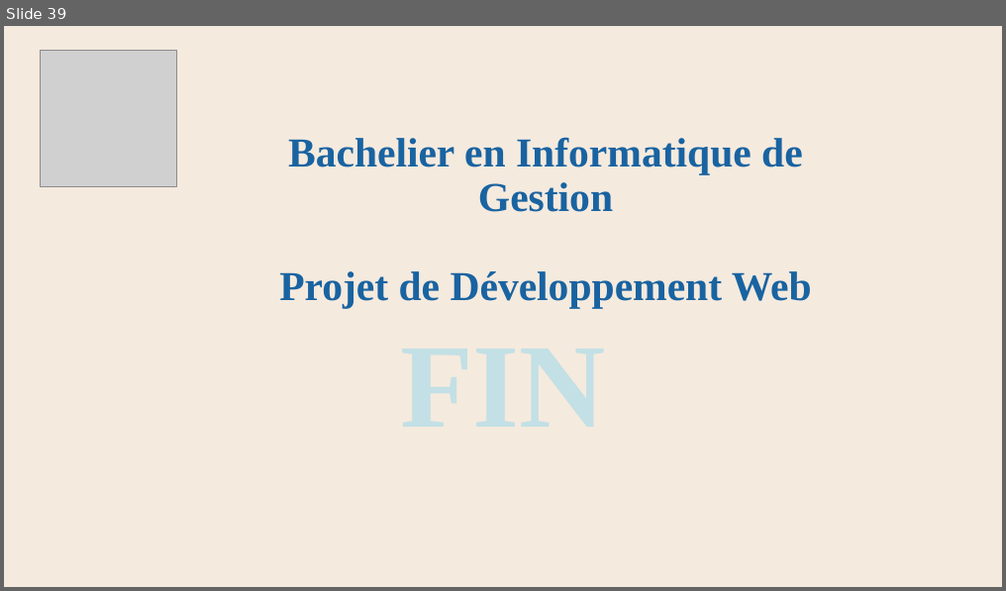
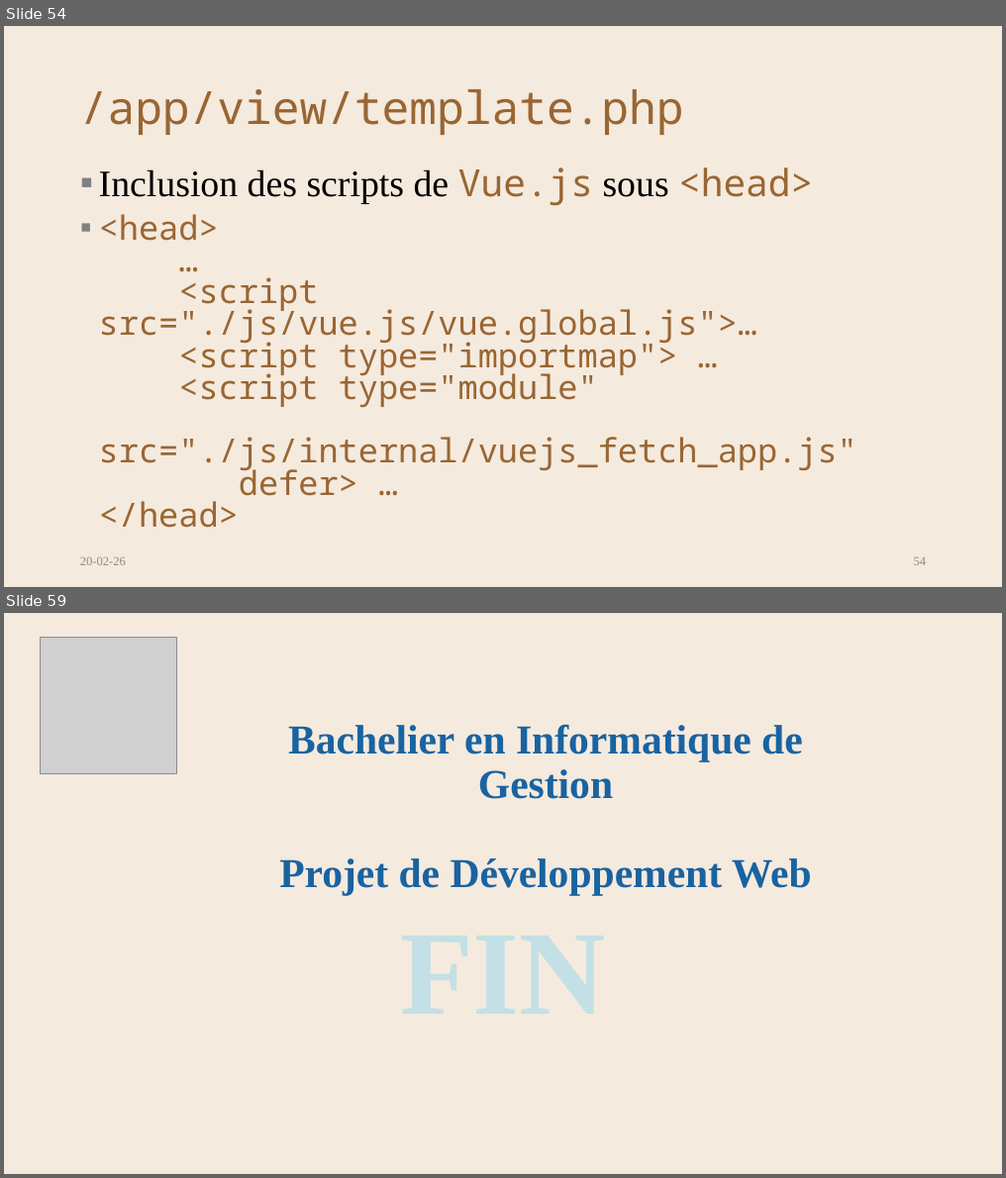
Before and after one commit to AlainWafflard/4IPW3, a slide deck: syllabus/27_requête_asynchrone/syllabus_27_async.pptx. Shown one above the other, each under a label of ours: slide 39 before the commit, slides 54 and 59 after it; the slides between them are not shown. The pictures are 1006x591 and 1006x1178 pixels, drawn with LibreOffice and Linux fonts; fonts in the diff are those of the drawing; grey boxes stand for pictures; background and template pictures are left out. Boxes give left, top, right and bottom in pixels: in the first picture for what was removed or moved away, otherwise in the second. Text is boxed around its words. In the diff, an @@ line names an element or a change of style, - is before the commit and + after.

Commit message:
2026/02/21 : - update chap 27 "async request & API" - add AWebWiz framework with Fetch

```diff
--- a/syllabus/27_requête_asynchrone/syllabus_27_async.pptx
+++ b/syllabus/27_requête_asynchrone/syllabus_27_async.pptx
@@ slide 54 added at (x1=4, y1=26, x2=1002, y2=587), background #F5EADE @@
@@ title added at (x1=80, y1=89, x2=684, y2=135), 44 pt, text #996633 @@
+/app/view/template.php
@@ text added at (x1=99, y1=168, x2=857, y2=528), 32 pt, text #996633 @@
+▪ Inclusion des scripts de Vue.js sous <head>
+▪ <head>
+  …
+  <script src="./js/vue.js/vue.global.js">…
+  <script type="importmap"> …
+  <script type="module"
+  src="./js/internal/vuejs_fetch_app.js"
+  defer> …
+  </head>
@@ text added at (x1=80, y1=558, x2=126, y2=566), 12 pt, text #8C8C8C @@
+20-02-26
@@ page number added at (x1=914, y1=558, x2=927, y2=566), 12 pt, text #8C8C8C @@
+54
@@ what was slide 39 is now slide 59 @@
```
Also in this commit, not shown: 11 slides changed, 19 other slides added, 48 other files.
